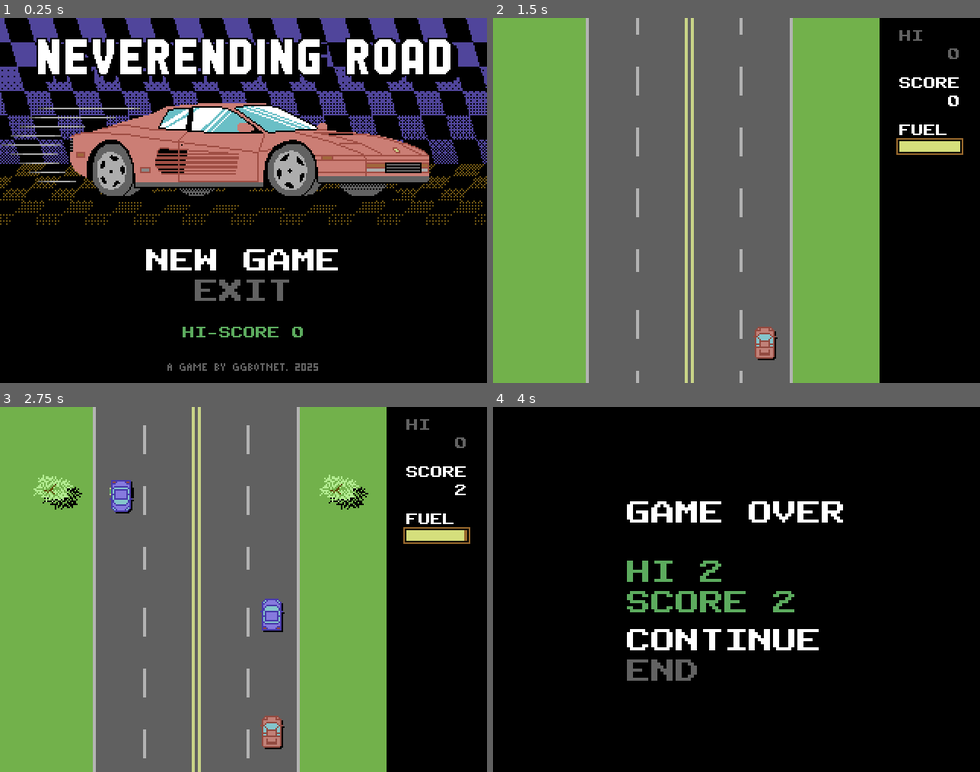
Above: before the commit, frames 1-4 (two rows, left to right).
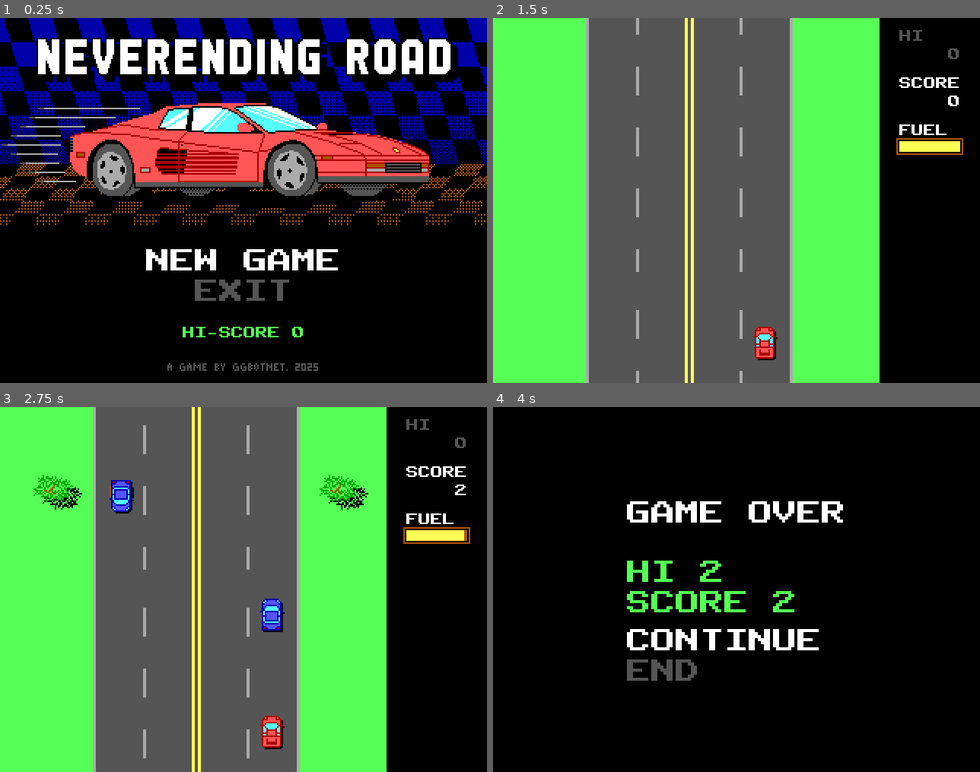
Above: after the commit, the same moments.

Repository: ggbotnet/neverending-road
Game: Godot game, scene res://scenes/MainMenu.tscn
Two runs of this game, one before a commit and one after it. Both use one fixed random seed, a clock stepped at 60 frames per second and the inputs below.
Inputs:
- Up to frame 1 (0.25 s): no input
- Up to frame 2 (1.5 s): tap Enter (keyboard_enter) at 0.5, 0.6, 1.35 s; hold Right (keyboard_right) 0.53-1.28 s; hold Up (keyboard_up) from 1.28 s (still down)
- Up to frame 3 (2.75 s): keep holding Up (keyboard_up); tap Enter (keyboard_enter) at 2.1 s
- Up to frame 4 (4 s): keep holding Up (keyboard_up); tap Enter (keyboard_enter) at 2.85, 3.6 s

The runs differ from the first frame. In frame 1, 19% of the frame differs, in the area x 0-100%, y 0-88%; in frame 2, 39%; in frame 3, 39%, in the area x 0-97%, y 0-100%; in frame 4, 1.3%.

Commit message:
Switched colors to the 16-color CGA palette

Diff:
--- a/Godot Engine 3/scenes/Game.tscn
+++ b/Godot Engine 3/scenes/Game.tscn
@@ -12,10 +12,10 @@
 outline_color = Color( 0, 0, 0, 0 )
 
 [sub_resource type="StyleBoxFlat" id=2]
-bg_color = Color( 0.835294, 0.87451, 0.486275, 1 )
+bg_color = Color( 1, 1, 0.333333, 1 )
 
 [sub_resource type="StyleBoxFlat" id=3]
-bg_color = Color( 0.6, 0.411765, 0.176471, 1 )
+bg_color = Color( 0.666667, 0.333333, 0, 1 )
 
 [node name="Game" type="Node2D"]
 script = ExtResource( 1 )
@@ -112,7 +112,7 @@
 margin_top = 19.0
 margin_right = 307.0
 margin_bottom = 33.0
-custom_colors/font_color = Color( 0.384314, 0.384314, 0.384314, 1 )
+custom_colors/font_color = Color( 0.333333, 0.333333, 0.333333, 1 )
 custom_fonts/font = ExtResource( 5 )
 text = "0"
 align = 2
--- a/Godot Engine 3/scenes/GameOver.tscn
+++ b/Godot Engine 3/scenes/GameOver.tscn
@@ -47,7 +47,7 @@
 margin_top = 39.0
 margin_right = 144.0
 margin_bottom = 55.0
-custom_colors/font_color = Color( 0.360784, 0.670588, 0.368627, 1 )
+custom_colors/font_color = Color( 0.333333, 1, 0.333333, 1 )
 custom_fonts/font = ExtResource( 2 )
 text = "HI 0"
 
@@ -55,7 +55,7 @@
 margin_top = 59.0
 margin_right = 144.0
 margin_bottom = 75.0
-custom_colors/font_color = Color( 0.360784, 0.670588, 0.368627, 1 )
+custom_colors/font_color = Color( 0.333333, 1, 0.333333, 1 )
 custom_fonts/font = ExtResource( 2 )
 text = "SCORE 0"
 
--- a/Godot Engine 3/scenes/MainMenu.tscn
+++ b/Godot Engine 3/scenes/MainMenu.tscn
@@ -70,7 +70,7 @@
 margin_top = 52.0
 margin_right = 128.0
 margin_bottom = 60.0
-custom_colors/font_color = Color( 0.360784, 0.670588, 0.368627, 1 )
+custom_colors/font_color = Color( 0.333333, 1, 0.333333, 1 )
 custom_fonts/font = ExtResource( 5 )
 text = "HI-SCORE 0"
 align = 1
--- a/Godot Engine 3/scripts/GameOver.gd
+++ b/Godot Engine 3/scripts/GameOver.gd
@@ -13,7 +13,7 @@
 	ui_hisocre.text = "HI " + str(Global.high_score)
 
 func _physics_process(_delta):
-	var textcolor = Color("626262")
+	var textcolor = Color("555555")
 	var textcolorsel = Color("FFFFFF")
 	if select.value == 1:
 		ui_contiune.set("custom_colors/font_color",textcolorsel)
--- a/Godot Engine 3/scripts/MainMenu.gd
+++ b/Godot Engine 3/scripts/MainMenu.gd
@@ -12,7 +12,7 @@
 	hiscore.text = "HI-SCORE " +str(Global.high_score)
 
 func _physics_process(_delta):
-	var textcolor = Color("626262")
+	var textcolor = Color("555555")
 	var textcolorsel = Color("FFFFFF")
 	if select.value == 1:
 		ui_newgame.set("custom_colors/font_color",textcolorsel)
Binary file changed: Godot Engine 3/graphics/bootsplash.png
Binary file changed: Godot Engine 3/graphics/car_down.png
Binary file changed: Godot Engine 3/graphics/car_down_dmg.png
Binary file changed: Godot Engine 3/graphics/car_up.png
Binary file changed: Godot Engine 3/graphics/car_up_dmg.png
Binary file changed: Godot Engine 3/graphics/effect_hit.png
Binary file changed: Godot Engine 3/graphics/fruit1.png
Binary file changed: Godot Engine 3/graphics/fruit2.png
Binary file changed: Godot Engine 3/graphics/fruit3.png
Binary file changed: Godot Engine 3/graphics/fruit4.png
Binary file changed: Godot Engine 3/graphics/fuel.png
Binary file changed: Godot Engine 3/graphics/game.png
(and 8 more such lines)
